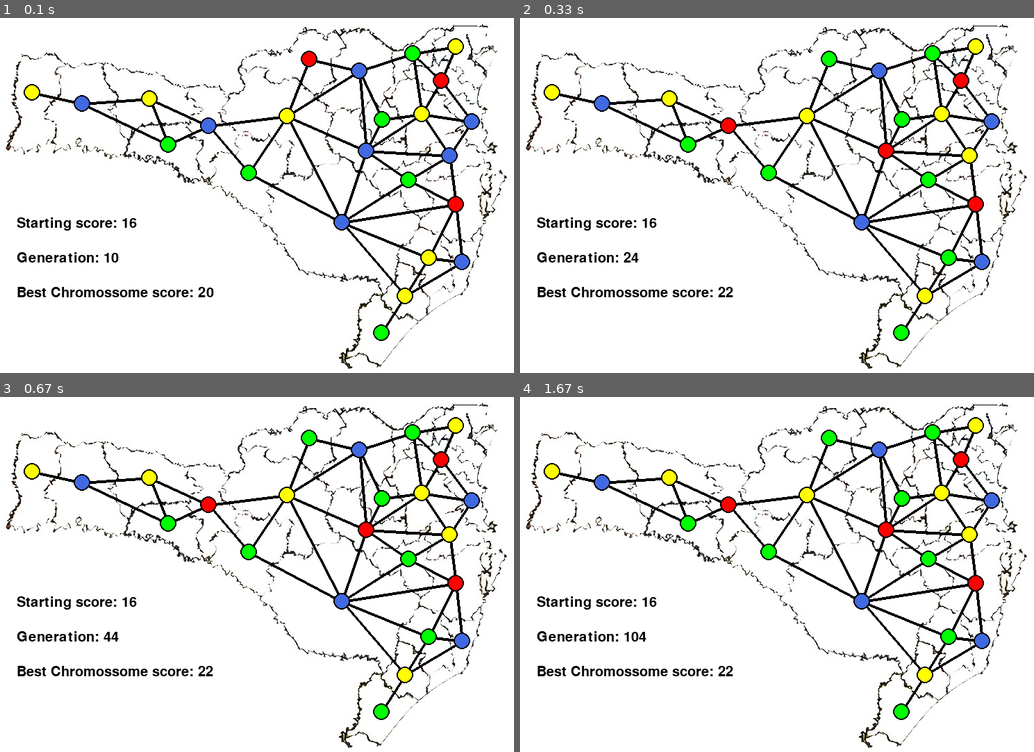
Above: before the commit, frames 1-4 (two rows, left to right).
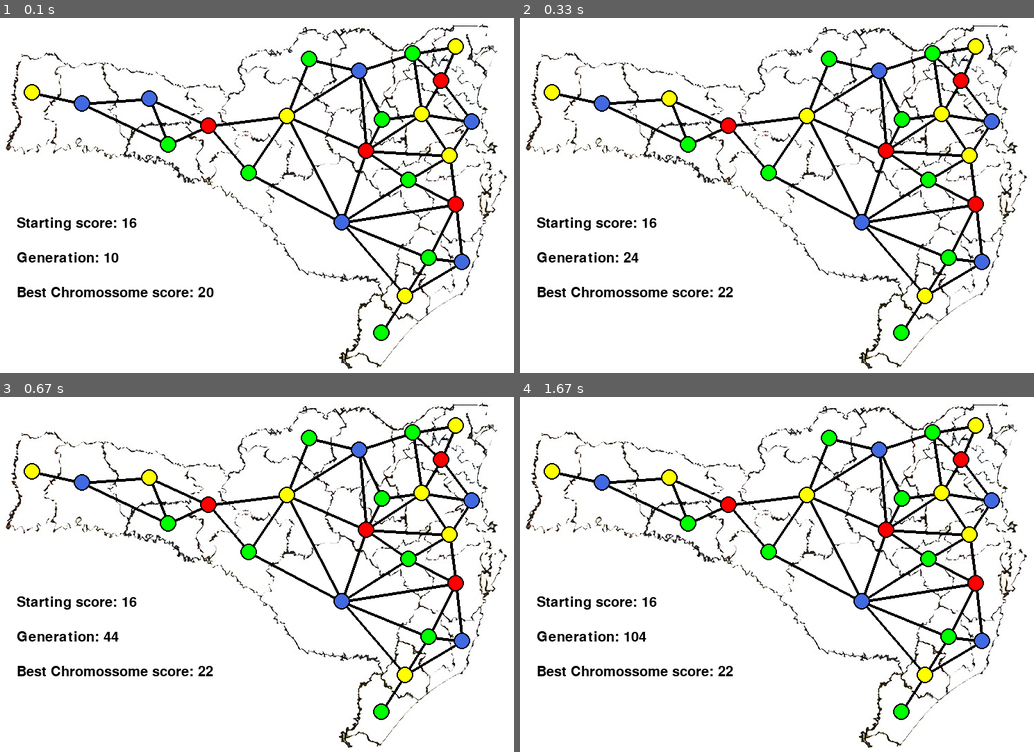
Above: after the commit, the same moments.

Repository: PatrickStyle66/Map_Coloring_Problem_With_Genetic_Algorithm
Game: pygame game, started from main.py
Two runs of this game, one before a commit and one after it. Both use one fixed random seed, a clock stepped at 60 frames per second and the inputs below.
Inputs (mouse positions are in pixels of both pictures, inside the frame that each line leads up to):
- Up to frame 1 (0.1 s): no input
- Up to frame 2 (0.33 s): no input
- Up to frame 3 (0.67 s): click (outside the picture) at 0.38 s
- Up to frame 4 (1.67 s): no input

The runs differ from the first frame. In frame 1, 0.5% of the frame differs, in the area x 27-89%, y 9-70%; in frame 2, nothing differs; in frame 3, nothing differs; in frame 4, nothing differs.

Commit message:
Refatoramento geral para redução de complexidade

Diff:
--- a/GAfunctions.py
+++ b/GAfunctions.py
@@ -1,4 +1,5 @@
 from random import randrange, sample, choice
+from colors import Colors
 
 SC_MAP = {
     '1':  ['16','21','11','12','20'],
@@ -54,20 +55,15 @@
     '24': (576, 185)
 }
 
-BLUE = (65,105,225)
-RED = (255,0,0)
-GREEN = (0,255,0)
-YELLOW = (255,255,0)
-
 SC_COLORS = {
-    0: BLUE,
-    1: RED,
-    2: GREEN,
-    3: YELLOW
+    0: Colors.BLUE,
+    1: Colors.RED,
+    2: Colors.GREEN,
+    3: Colors.YELLOW
 }
 
 
-def adapt(crom):
+def adapt(crom: dict[str, int]) -> int:
     score = 24
     for i in range(1, 25):
         for j in SC_MAP[str(i)]:
@@ -77,18 +73,19 @@
     return score
 
 
-def generate_pop():
-    crom_list=[]
-    for _ in range(0,10):
+def generate_pop() -> list[tuple[int, dict[str, int]]]:
+    crom_list = list()
+    for _ in range(0, 10):
         crom = {}
         for i in range(1, 25):
             crom[str(i)] = randrange(0, 4)
         adaptation = adapt(crom)
         crom_list.append((adaptation,crom))
+    crom_list.sort(key=lambda x: x[0],reverse=True)
     return crom_list
 
 
-def cross(pop):
+def cross(pop: list[tuple[int, dict[str, int]]]) -> list[tuple[int, dict[str, int]]]:
     crom_list =[]
     for i in range(0,5):
         for j in range(0,5):
@@ -109,7 +106,7 @@
     return crom_list
 
 
-def mutate(pop):
+def mutate(pop: list[tuple[int, dict[str, int]]]) -> list[tuple[int, dict[str, int]]]:
     crom_list = []
     for i in range(0,5):
         n = randrange(4,11)
--- a/PygameClasses.py
+++ b/PygameClasses.py
@@ -1,4 +1,5 @@
 import pygame
+from colors import Colors
 
 
 class std_button():
@@ -33,10 +34,11 @@
             win.blit(text, (
             self.x + (self.width / 2 - text.get_width() / 2), self.y + (self.height / 2 - text.get_height() / 2)))
 
-    def is_over(self, pos):
+    def hover(self, pos):
 
-        if pos[0] > self.x and pos[0] < self.x + self.width:
-            if pos[1] > self.y and pos[1] < self.y + self.height:
-                return True
+        if pos[0] > self.x and pos[0] < self.x + self.width and pos[1] > self.y and pos[1] < self.y + self.height:
+            self.color = Colors.GREEN
+            return True
 
+        self.color = Colors.DARK_GREEN
         return False
--- a/colors.py
+++ b/colors.py
@@ -4,3 +4,5 @@
     GREEN = (0, 255, 0)
     DARK_GREEN = (0, 100, 0)
     YELLOW = (255, 255, 0)
+    BLACK = (0, 0, 0)
+    WHITE = (255, 255, 255)
--- a/main.py
+++ b/main.py
@@ -1,12 +1,12 @@
 import pygame
 from GAfunctions import SC_COLORS, SC_MAP, SC_POSITIONS, generate_pop, cross, mutate
 from PygameClasses import button, std_button
+from colors import Colors
 
-W, H = 818, 622
+WIDTH, HEIGHT = 818, 622
 
-win = pygame.display.set_mode((W, H))
-
-pygame.display.set_caption('GA_Visualization')
+WIN = pygame.display.set_mode((WIDTH, HEIGHT))
+pygame.display.set_caption('Map Coloring Problem')
 
 bg = pygame.image.load('SCMap.jpg').convert()
 
@@ -14,141 +14,151 @@
 font = pygame.font.SysFont('comicsans', 30)
 
 
+def handle_step_buttons(event, pos, buttons, current_map, right_limit):
+    left_button, right_button, back_button = buttons
+    if left_button.hover(pos) and event.type == pygame.MOUSEBUTTONDOWN and current_map >= 0:
+        current_map -= 1
+    if right_button.hover(pos) and event.type == pygame.MOUSEBUTTONDOWN and current_map < right_limit:
+        current_map += 1
+    if back_button.hover(pos) and event.type == pygame.MOUSEBUTTONDOWN:
+        return False, current_map
+
+    return True, current_map
+
+
+def draw_step_map(maps_list, scores_list, generations_list, current_map):
+    for i in range(1, 25):
+        for j in SC_MAP[str(i)]:
+            pygame.draw.line(WIN, Colors.BLACK, SC_POSITIONS[(str(i))], SC_POSITIONS[(str(j))], width=4)
+    for position in SC_POSITIONS:
+        pygame.draw.circle(WIN, Colors.BLACK, SC_POSITIONS[position], 12)
+        pygame.draw.circle(WIN, SC_COLORS[maps_list[current_map][1][position]], SC_POSITIONS[position], 10)
+    generation = font.render(f'Generation: {generations_list[current_map]}', 1, Colors.BLACK)
+    genscore = font.render(f'Best Chromossome score: {scores_list[current_map]}', 1, Colors.BLACK)
+    WIN.blit(generation, (50, 375))
+    WIN.blit(genscore, (50, 425))
+
+
 def step_func(maps_list, scores_list, generations_list):
     run = True
-    currentMap = 0
-    leftButton = button((0, 100, 0), 235, 550, 50, 50, std_button('<',0))
-    rightButton = button((0, 100, 0), 460, 550, 50, 50, std_button('>', 0))
-    backButton = button((0, 100, 0), 320, 550, 100, 50, std_button('back',0))
+    current_map = 0
+    left_button = button(Colors.DARK_GREEN, 235, 550, 50, 50, std_button('<',0))
+    right_button = button(Colors.DARK_GREEN, 460, 550, 50, 50, std_button('>', 0))
+    back_button = button(Colors.DARK_GREEN, 320, 550, 100, 50, std_button('back',0))
+    buttons = [left_button, right_button, back_button]
+    right_limit = len(maps_list) - 1
     while run:
-        win.blit(bg, (0, 0))
+        WIN.blit(bg, (0, 0))
         for event in pygame.event.get():
             pos = pygame.mouse.get_pos()
             if event.type == pygame.QUIT:
                 run = False
                 pygame.quit()
-            if leftButton.is_over(pos):
-                leftButton.color = (0,255,0)
-                if event.type == pygame.MOUSEBUTTONDOWN and currentMap != 0:
-                    currentMap = currentMap - 1
-            else:
-                leftButton.color = (0,100,0)
-            if rightButton.is_over(pos):
-                rightButton.color = (0, 255, 0)
-                if event.type == pygame.MOUSEBUTTONDOWN and currentMap < len(maps_list) - 1:
-                    currentMap = currentMap + 1
-            else:
-                rightButton.color= (0,100,0)
-            if backButton.is_over(pos):
-                backButton.color = (0,255,0)
-                if event.type == pygame.MOUSEBUTTONDOWN:
-                    run = False
-            else:
-                backButton.color = (0,100,0)
-        for i in range(1, 25):
-            for j in SC_MAP[str(i)]:
-                pygame.draw.line(win, [0, 0, 0], SC_POSITIONS[(str(i))], SC_POSITIONS[(str(j))], width=4)
-        for position in SC_POSITIONS:
-            pygame.draw.circle(win, [0, 0, 0], SC_POSITIONS[position], 12)
-            pygame.draw.circle(win, SC_COLORS[maps_list[currentMap][1][position]], SC_POSITIONS[position], 10)
-        generation = font.render(f'Generation: {generations_list[currentMap]}', 1, (0, 0, 0))
-        genscore = font.render(f'Best Chromossome score: {scores_list[currentMap]}', 1, (0, 0, 0))
-        win.blit(generation, (50, 375))
-        win.blit(genscore, (50, 425))
-        leftButton.draw(win,(0,0,0))
-        rightButton.draw(win,(0,0,0))
-        backButton.draw(win,(0,0,0))
+            run, current_map = handle_step_buttons(event, pos, buttons, current_map, right_limit)
+
+        draw_step_map(maps_list, scores_list, generations_list, current_map)
+        left_button.draw(WIN,Colors.BLACK)
+        right_button.draw(WIN,Colors.BLACK)
+        back_button.draw(WIN,Colors.BLACK)
         pygame.display.update()
 
 
-def main():
+def end_processing(startingscore, iteration, score, regen, step_by_step):
+    startscore = font.render(f'Starting score: {startingscore}', 1, Colors.BLACK)
+    generation = font.render(f'Generation: {iteration - 1}', 1, Colors.BLACK)
+    genscore = font.render(f'Best Chromossome score: {score}', 1, Colors.BLACK)
+    bestgen = font.render(f'Best Generation: {iteration - 1} ', 1, Colors.BLACK)
+    regen.draw(WIN, Colors.BLACK)
+    step_by_step.draw(WIN,Colors.BLACK)
+    WIN.blit(startscore, (50, 335))
+    WIN.blit(generation, (50, 375))
+    WIN.blit(genscore, (50, 425))
+    WIN.blit(bestgen, (50,475))
+
+
+def display_gen_info(iteration, score, startingscore):
+    generation = font.render(f'Generation: {iteration}',1,Colors.BLACK)
+    genscore = font.render(f'Best Chromossome score: {score}',1,Colors.BLACK)
+    startscore = font.render(f'Starting score: {startingscore}',1,Colors.BLACK)
+    WIN.blit(startscore, (50, 325))
+    WIN.blit(generation, (50, 375))
+    WIN.blit(genscore, (50, 425))
+
+
+def new_generation(population):
+    best5 = population[:5]
+    worst5 = population[5:]
+    population.extend(cross(best5))
+    population.extend(mutate(worst5))
+    population.sort(key=lambda x: x[0], reverse=True)
+    best = population[0]
+    print(best)
+    return population[:10], best
+
+
+def draw_map(iteration, best):
+    for i in range(1, 25):
+        for j in SC_MAP[str(i)]:
+            pygame.draw.line(WIN,Colors.BLACK,SC_POSITIONS[(str(i))],SC_POSITIONS[(str(j))],width=4)
+    for position in SC_POSITIONS:
+        if iteration < 2:
+            pygame.draw.circle(WIN, Colors.BLACK, SC_POSITIONS[position], 12)
+            pygame.draw.circle(WIN, Colors.WHITE, SC_POSITIONS[position], 10)
+        else:
+            pygame.draw.circle(WIN, Colors.BLACK, SC_POSITIONS[position], 12)
+            pygame.draw.circle(WIN, SC_COLORS[best[1][position]], SC_POSITIONS[position], 10)
+
+
+def handle_main_buttons(event, pos, buttons, show_button, maps_list, scores_list, generation_list):
+    regen, step_by_step = buttons
+    if regen.hover(pos) and show_button and event.type == pygame.MOUSEBUTTONDOWN:
+        main()
+        exit()
+    if step_by_step.hover(pos) and show_button:
+        if event.type == pygame.MOUSEBUTTONDOWN:
+            step_func(maps_list,scores_list,generation_list)
+
+
+def main() -> None:
     run = True
-    InitialPop = generate_pop()
-    InitialPop.sort(key=lambda x: x[0],reverse=True)
-    population = InitialPop[:]
+    initial_pop = generate_pop()
+    population = initial_pop[:]
     score = 0
     iteration = 1
-    regen = button((0, 100, 0), 159, 550, 200, 50, std_button('Generate again',0))
-    step_by_step = button((0, 100, 0), 434, 550, 200, 50, std_button('Step By Step',0))
+    regen = button(Colors.DARK_GREEN, 159, 550, 200, 50, std_button('Generate again',0))
+    step_by_step = button(Colors.DARK_GREEN, 434, 550, 200, 50, std_button('Step By Step',0))
+    buttons = [regen, step_by_step]
     show_button = False
     maps_list = []
     scores_list = []
-    generationList = []
+    generation_list = []
     while run:
-        win.blit(bg,(0,0))
+        WIN.blit(bg,(0,0))
         for event in pygame.event.get():
             pos = pygame.mouse.get_pos()
             if event.type == pygame.QUIT:
                 run = False
                 pygame.quit()
-            if regen.is_over(pos) and show_button:
-                regen.color = (0,255,0)
-                if event.type == pygame.MOUSEBUTTONDOWN:
-                    InitialPop = generate_pop()
-                    InitialPop.sort(key=lambda x: x[0], reverse=True)
-                    population = InitialPop[:]
-                    score = 0
-                    iteration = 1
-                    maps_list = []
-                    scores_list = []
-                    generationList = []
-            else:
-                regen.color = (0, 100, 0)
-            if step_by_step.is_over(pos) and show_button:
-                step_by_step.color = (0,255,0)
-                if event.type == pygame.MOUSEBUTTONDOWN:
-                    step_func(maps_list,scores_list,generationList)
+            handle_main_buttons(event, pos, buttons, show_button, maps_list, scores_list, generation_list)
 
-            else:
-                step_by_step.color = (0, 100, 0)
-        for i in range(1, 25):
-            for j in SC_MAP[str(i)]:
-                pygame.draw.line(win,[0,0,0],SC_POSITIONS[(str(i))],SC_POSITIONS[(str(j))],width=4)
-        for position in SC_POSITIONS:
-            if iteration < 2:
-                pygame.draw.circle(win, [0, 0, 0], SC_POSITIONS[position], 12)
-                pygame.draw.circle(win, [255, 255, 255], SC_POSITIONS[position], 10)
-            else:
-                pygame.draw.circle(win, [0, 0, 0], SC_POSITIONS[position], 12)
-                pygame.draw.circle(win, SC_COLORS[best[1][position]], SC_POSITIONS[position], 10)
         if score != 24:
-            Best5 = population[:5]
-            Worst5 = population[5:]
-            population.extend(cross(Best5))
-            population.extend(mutate(Worst5))
-            population.sort(key=lambda x: x[0], reverse=True)
-            NextGen = population[:10]
-            best = population[0]
-            print(best)
+            next_gen, best = new_generation(population)
             previous_score = score
             score = best[0]
             if score > previous_score:
                 maps_list.append(best)
                 scores_list.append(score)
-                generationList.append(iteration)
+                generation_list.append(iteration)
             if iteration == 1:
                 startingscore = score
-            population = NextGen[:]
-            generation = font.render(f'Generation: {iteration}',1,(0,0,0))
-            genscore = font.render(f'Best Chromossome score: {score}',1,(0,0,0))
-            startscore = font.render(f'Starting score: {startingscore}',1,(0,0,0))
-            win.blit(startscore, (50, 325))
-            win.blit(generation, (50, 375))
-            win.blit(genscore, (50, 425))
+            population = next_gen[:]
+            display_gen_info(iteration, score, startingscore)
             iteration = iteration + 1
             show_button = False
         else:
-            startscore = font.render(f'Starting score: {startingscore}', 1, (0, 0, 0))
-            generation = font.render(f'Generation: {iteration - 1}', 1, (0, 0, 0))
-            genscore = font.render(f'Best Chromossome score: {score}', 1, (0, 0, 0))
-            bestgen = font.render(f'Best Generation: {iteration - 1} ', 1, (0, 0, 0))
+            end_processing(startingscore, iteration, score, regen, step_by_step)
             show_button = True
-            regen.draw(win, (0, 0, 0))
-            step_by_step.draw(win,(0,0,0))
-            win.blit(startscore,(50,335))
-            win.blit(generation, (50, 375))
-            win.blit(genscore, (50, 425))
-            win.blit(bestgen,(50,475))
+        draw_map(iteration, best)
 
         pygame.display.update()
 
